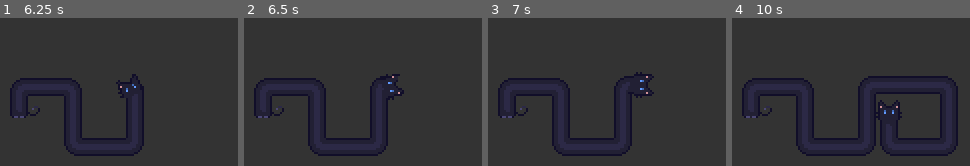
Above: before the commit, frames 1-4 (left to right).
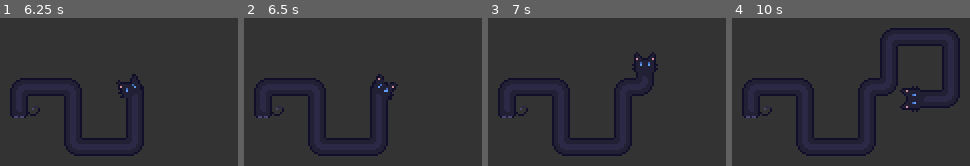
Above: after the commit, the same moments.

Repository: RecorderYvaine/loooong_cat
Game: Godot game, scene res://src/Main.tscn
Two runs of this game, one before a commit and one after it. Both use one fixed random seed, a clock stepped at 60 frames per second and the inputs below.
Inputs:
- Up to frame 1 (6.25 s): tap Enter at 0.5, 5 s; hold Right (ui_right) 0.53-1.28 s; hold Down (ui_down) 1.28-2.03 s; hold Right (ui_right) 2.03-2.78 s; hold Up (ui_up) 2.78-3.53 s; hold Left (ui_left) 3.53-5.03 s; tap Space at 4.25, 5.75 s; hold Down (ui_down) 5.03-5.78 s; hold Right (ui_right) from 5.78 s (still down)
- Up to frame 2 (6.5 s): keep holding Right (ui_right)
- Up to frame 3 (7 s): release Right (ui_right) at 6.53 s; hold Up (ui_up) from 6.53 s (still down)
- Up to frame 4 (10 s): release Up (ui_up) at 7.28 s; hold Right (ui_right) 7.28-8.03 s; hold Down (ui_down) 8.03-8.78 s; hold Left (ui_left) 8.78-9.53 s; hold Up (ui_up) from 9.53 s (still down)

Frame 1 is identical in both runs. In frame 2, 0.5% of the frame differs, in the area x 55-68%, y 37-56%; in frame 3, 0.8%; in frame 4, 4.5%, in the area x 52-96%, y 6-94%.

Commit message:
Allow vertical contact turns and smooth reverse pop

Diff:
--- a/src/cat/LongCat.gd
+++ b/src/cat/LongCat.gd
@@ -10,6 +10,7 @@
 const HEAD_COLLISION_HALF_WIDTH: float = 5.5
 const COLLISION_CLEARANCE: float = BODY_COLLISION_HALF_WIDTH + HEAD_COLLISION_HALF_WIDTH
 const TURN_READY_DIST: float = MIN_TURN_DIST + TURN_EXIT_ADVANCE
+const REVERSE_POP_INPUT_LOCK_TIME: float = 0.12
 
 # 以 HeadGroup 节点原点为基准，提取猫脸中心点作为旋转与移动核心
 const FACE_LOCAL = Vector2(0.5, -5.5)
@@ -35,6 +36,8 @@
 var queued_turn_dir: Vector2 = Vector2.ZERO
 var preferred_input_dir: Vector2 = Vector2.ZERO
 var retract_active_turn_on_release: bool = false
+var reverse_pop_input_lock_dir: Vector2 = Vector2.ZERO
+var reverse_pop_input_lock_time: float = 0.0
 
 func _ready() -> void:
 	turn_segments.position = Vector2.ZERO
@@ -65,6 +68,7 @@
 func _process(delta: float) -> void:
 	var pressed_dirs = get_pressed_input_dirs()
 	var raw_input = get_input_dir()
+	raw_input = apply_reverse_pop_input_lock(raw_input, delta)
 
 	var in_turn = is_active_turn_segment()
 	var head_dist = get_head_segment_length()
@@ -146,6 +150,21 @@
 	var pressed_dirs = get_pressed_input_dirs()
 	return select_preferred_input_dir(pressed_dirs)
 
+func apply_reverse_pop_input_lock(input_dir: Vector2, delta: float) -> Vector2:
+	if reverse_pop_input_lock_time <= 0.0:
+		return input_dir
+
+	if input_dir != reverse_pop_input_lock_dir:
+		reverse_pop_input_lock_time = 0.0
+		reverse_pop_input_lock_dir = Vector2.ZERO
+		return input_dir
+
+	reverse_pop_input_lock_time -= delta
+	if reverse_pop_input_lock_time <= 0.0:
+		reverse_pop_input_lock_dir = Vector2.ZERO
+		return input_dir
+	return Vector2.ZERO
+
 func get_pressed_input_dirs() -> Array[Vector2]:
 	var pressed_dirs: Array[Vector2] = []
 	if Input.is_action_pressed("ui_up") or Input.is_key_pressed(KEY_W):
@@ -241,6 +260,12 @@
 	var center_x = (p1.x + p2.x) / 2.0
 	return abs(end_pos.x - center_x) < abs(start_pos.x - center_x) - 0.001
 
+func is_dir_parallel_to_segment(dir: Vector2, p1: Vector2, p2: Vector2) -> bool:
+	var segment = p2 - p1
+	if abs(segment.x) >= abs(segment.y):
+		return abs(dir.x) > 0.0
+	return abs(dir.y) > 0.0
+
 func can_start_turn(start_pos: Vector2, dir: Vector2) -> bool:
 	var end_pos = start_pos + dir * MIN_TURN_DIST
 	var check_points = max(0, path.size() - 3)
@@ -251,9 +276,9 @@
 		var bounds = get_segment_collision_bounds(p1, p2)
 		var starts_inside = is_point_in_bounds(start_pos, bounds)
 		if starts_inside:
-			if is_point_in_bounds(end_pos, bounds):
+			if is_moving_deeper_into_segment_bounds(start_pos, end_pos, p1, p2):
 				return false
-			if is_moving_deeper_into_segment_bounds(start_pos, end_pos, p1, p2):
+			if is_dir_parallel_to_segment(dir, p1, p2):
 				return false
 			continue
 
@@ -334,6 +359,8 @@
 				auto_turn_dir = Vector2.ZERO
 				queued_turn_dir = Vector2.ZERO
 				retract_active_turn_on_release = false
+				reverse_pop_input_lock_dir = input_dir
+				reverse_pop_input_lock_time = REVERSE_POP_INPUT_LOCK_TIME
 			else:
 				path[-1] += input_dir * step
 				if is_active_turn_segment():
--- a/tests/run_tests.gd
+++ b/tests/run_tests.gd
@@ -613,6 +613,46 @@
 
 	cat.queue_free()
 	await process_frame
+
+	cat = cat_scene.instantiate()
+	root.add_child(cat)
+	await process_frame
+	await process_frame
+
+	drive_cat(cat, Vector2.UP, 28)
+	drive_cat(cat, Vector2.RIGHT, 12)
+	drive_cat(cat, Vector2.UP, 12)
+
+	if cat.path.size() != 4:
+		printerr("FAILED: expected two completed turns before reverse input lock check. path=", cat.path)
+		quit(1)
+		return false
+
+	Input.action_press("ui_down")
+	safety = 32
+	while safety > 0 and cat.path.size() == 4:
+		cat._process(1.0 / cat.speed)
+		safety -= 1
+
+	if cat.path.size() != 3:
+		Input.action_release("ui_down")
+		printerr("FAILED: reverse should retract the latest segment back to the previous turn. path=", cat.path)
+		quit(1)
+		return false
+
+	var path_after_pop = cat.path.duplicate()
+	for i in range(3):
+		cat._process(1.0 / cat.speed)
+
+	Input.action_release("ui_down")
+
+	if cat.path != path_after_pop:
+		printerr("FAILED: held reverse input should be briefly ignored after popping a turn. before=", path_after_pop, " after=", cat.path)
+		quit(1)
+		return false
+
+	cat.queue_free()
+	await process_frame
 	return true
 
 func run_multi_input_checks() -> bool:
@@ -813,6 +853,45 @@
 		return false
 	if cat.path.size() != 5:
 		printerr("FAILED: left turn from body contact should append a turn point. path=", cat.path)
+		quit(1)
+		return false
+
+	cat.path = [
+		Vector2(0.5, 0.0),
+		Vector2(30.5, 0.0),
+		Vector2(30.5, 1.0),
+		Vector2(15.5, 1.0),
+	]
+	cat.current_dir = Vector2.LEFT
+	cat.turns_data.clear()
+	cat.update_visuals()
+
+	head_before = cat.path[-1]
+	cat.move_cat(Vector2.LEFT, 1.0)
+	if cat.path[-1] != head_before:
+		printerr("FAILED: head resting near horizontal body should not keep moving forward into it. path=", cat.path)
+		quit(1)
+		return false
+
+	cat.move_cat(Vector2.DOWN, 1.0)
+	if cat.current_dir != Vector2.DOWN:
+		printerr("FAILED: head resting near horizontal body should be able to turn down away from it. current_dir=", cat.current_dir, " path=", cat.path)
+		quit(1)
+		return false
+
+	cat.path = [
+		Vector2(0.5, 0.0),
+		Vector2(30.5, 0.0),
+		Vector2(30.5, -1.0),
+		Vector2(15.5, -1.0),
+	]
+	cat.current_dir = Vector2.LEFT
+	cat.turns_data.clear()
+	cat.update_visuals()
+
+	cat.move_cat(Vector2.UP, 1.0)
+	if cat.current_dir != Vector2.UP:
+		printerr("FAILED: head resting near horizontal body should be able to turn up away from it. current_dir=", cat.current_dir, " path=", cat.path)
 		quit(1)
 		return false
 
